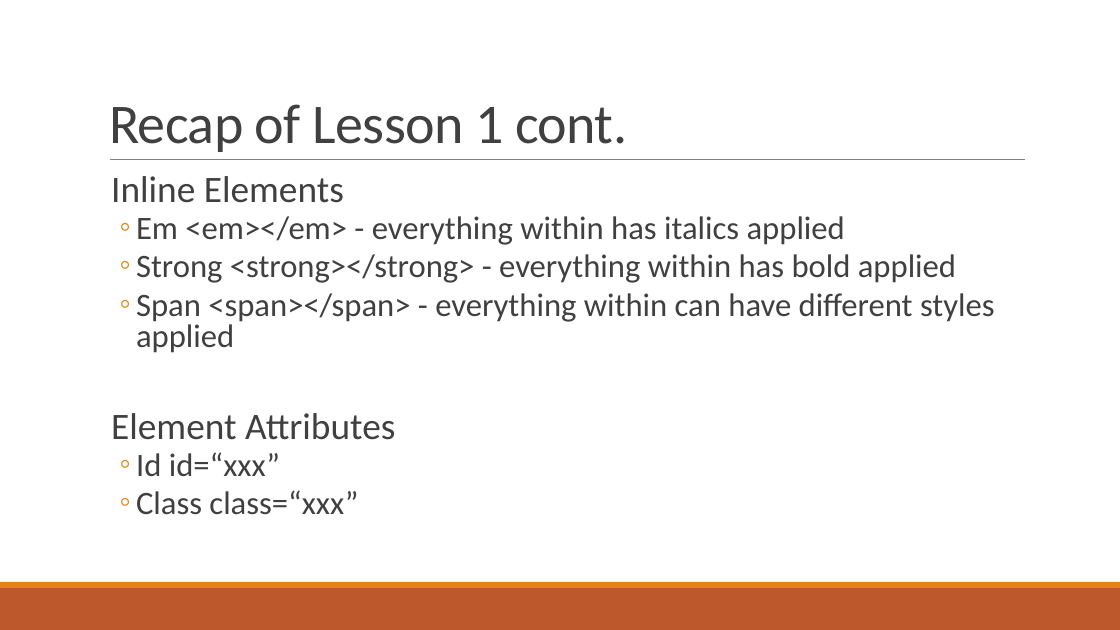
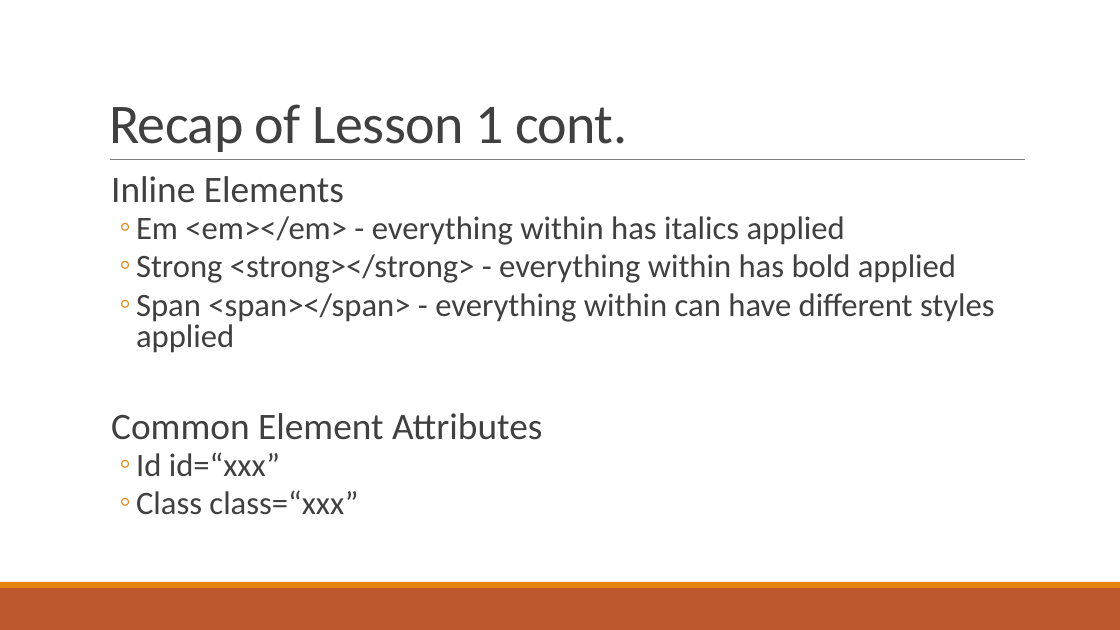
Before and after one commit to Code-Flo/Introduction_To_Web_Development, a slide deck: slide 6 of Class 2/Introduction to Web Development_Lesson2.pptx (slide 5 before the commit). Drawn at 1120x630 pixels with LibreOffice and Linux fonts; fonts in the diff are those of the drawing. Boxes give left, top, right and bottom in pixels: in the first picture for what was removed or moved away, otherwise in the second. Text is boxed around its words. In the diff, an @@ line names an element or a change of style, - is before the commit and + after.

```diff
--- a/Class 2/Introduction to Web Development_Lesson2.pptx
+++ b/Class 2/Introduction to Web Development_Lesson2.pptx
@@ text at (111,413,542,440): text changed @@
-  Element Attributes
+  Common Element Attributes
```
Also in this commit, not shown: 2 other slides changed, 2 slides added, 1 slide removed, 9 other files.
